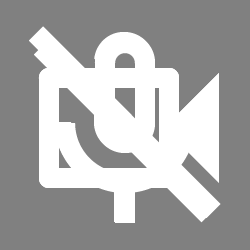
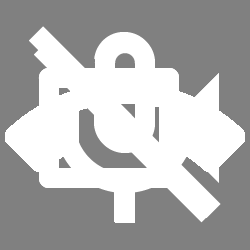
Revision of a layered 250x250 image; what changed, layer by layer:
added group "leave_call" (1st of 2) with 1 layers over [5,88,245,172]
added layer "leave_call" (2nd of 2, in "leave_call") in group "leave_call" over [5,88,245,172]
